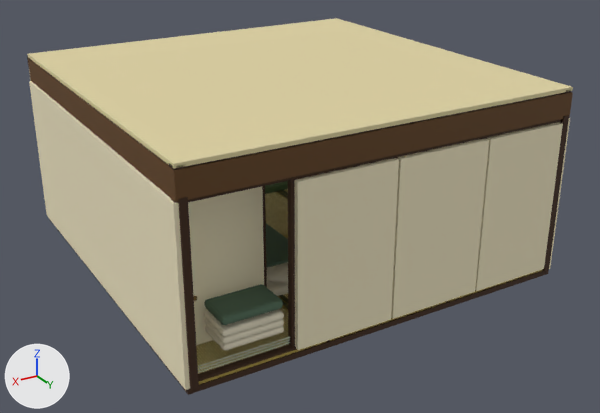
The glTF model johansson-town/assets/models/tatami-home/tatami-home.glb as it was, and as the next commit left it.
Rendered twice from a 50 mm lens placed at (6.1, 10.77, 5.91), pointed at (-0.12, 0.39, 0.72). The axes (+X, +Y, +Z) are drawn at lower left. The lights are the same throughout. The older version comes first. Where no turn or scale is listed for an object, it has been applied to the vertices. Vertices at exactly the same position are counted once.

In view in the first picture: 'PreviewCeiling', 'Room_cedar', 'Room_cream', 'Room_paper', 'Room_straw', 'Room_wood', 'cupboard paper', 'folded mattress', 'folded mattress.001', 'folded mattress.002', 'folded quilt', 'night quilt' and 6 more.
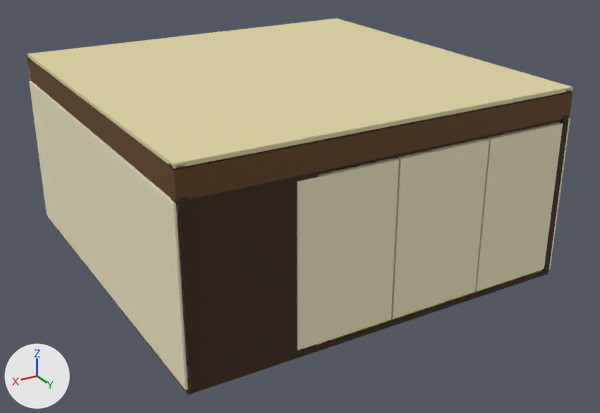
What changed in the scene script:
```text
Change me_cube:
    used by ob_room_cedar; location = (0.0, 0.0, -0.04)
    remove me_cube.from_pydata(...)  # 314 vertices, 468 faces; spans x -3.03..3.0, y -3.05..3.03, z -0.04..2.87
    add me_cube.from_pydata(...)  # 322 vertices, 480 faces; spans x -3.03..3.0, y -3.05..3.03, z -0.04..2.87
    me_cube part 1: a new loose piece, a box spanning x 1.2..3.0, y 2.92..3.0, z 0.04..2.49, in mat_cedar (brown #3d240e)
    other edits to the shape of me_cube do not show in these pictures
```

Pixel boxes [x1, y1, x2, y2] of what changed, in the pictures (600 x 413 px):
part 1 of me_cube, added (brown): after [173, 172, 318, 389]
'cupboard paper', unchanged, covered by the edit: before [188, 186, 264, 345]
'Room_straw', unchanged, covered by the edit: before [196, 167, 542, 384]; after [316, 167, 542, 345]
'folded quilt', unchanged, covered by the edit: before [204, 284, 283, 325]
